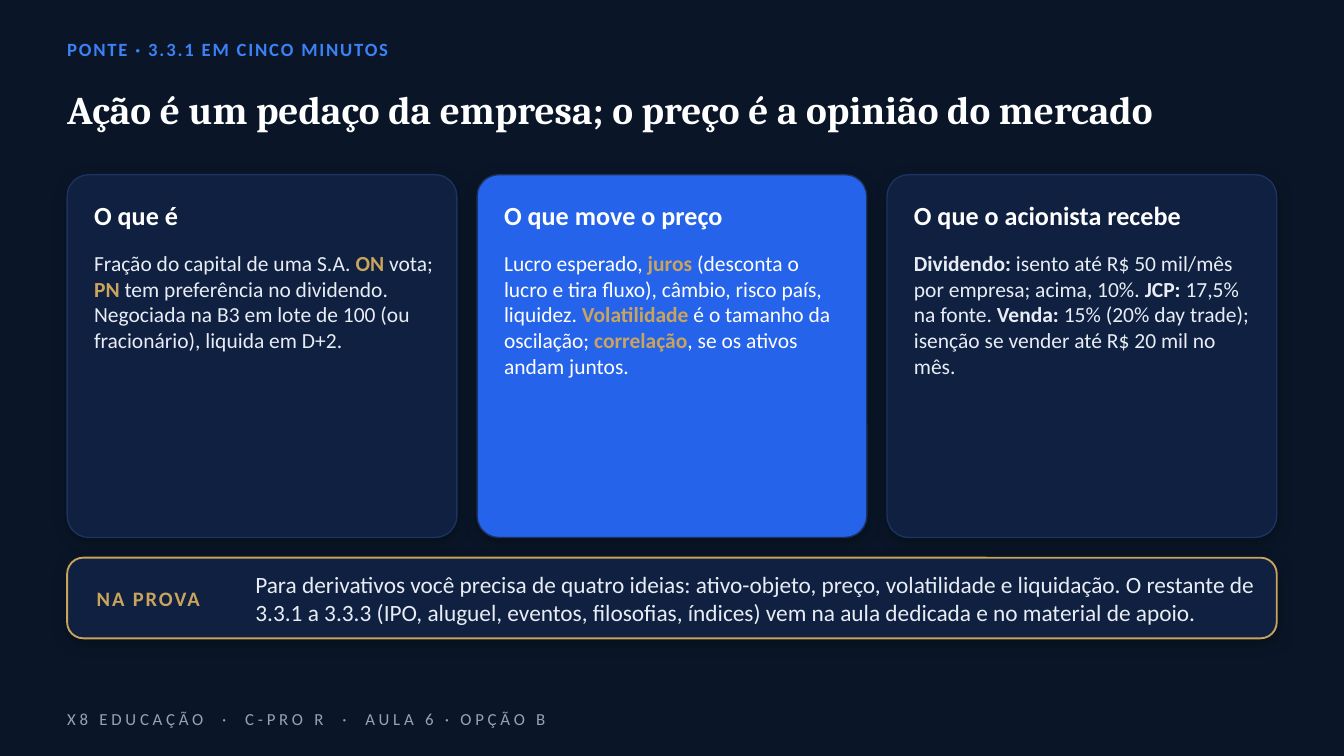
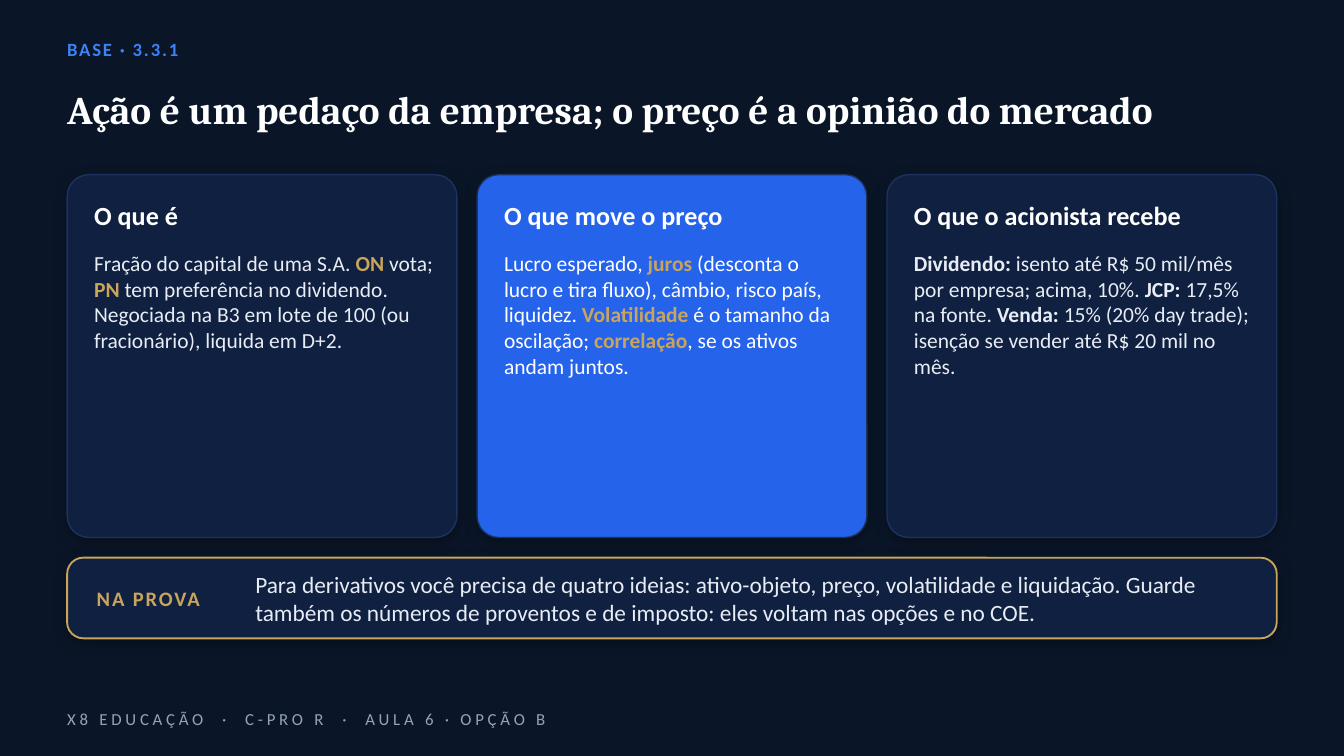
Before and after one commit to gabrielparreiradasilveira-lang/Principal, a slide deck: slide 3 of C-PRO_R_Aula_6_opcoes/B_Calendario/C-PRO_R_-_Aula_6_-_Opcao_B.pptx. Drawn at 1344x756 pixels with LibreOffice and Linux fonts; fonts in the diff are those of the drawing; background and template pictures are left out. Boxes give left, top, right and bottom in pixels: in the first picture for what was removed or moved away, otherwise in the second. Text is boxed around its words. In the diff, an @@ line names an element or a change of style, - is before the commit and + after.

```diff
--- a/C-PRO_R_Aula_6_opcoes/B_Calendario/C-PRO_R_-_Aula_6_-_Opcao_B.pptx
+++ b/C-PRO_R_Aula_6_opcoes/B_Calendario/C-PRO_R_-_Aula_6_-_Opcao_B.pptx
@@ text at (x1=67, y1=44, x2=179, y2=56): text changed @@
-PONTE · 3.3.1 EM CINCO MINUTOS
+BASE · 3.3.1
@@ text at (x1=255, y1=576, x2=1196, y2=625): text changed @@
-Para derivativos você precisa de quatro ideias: ativo-objeto, preço, volatilidade e liquidação. O restante de 3.3.1 a 3.3.3 (IPO, aluguel, eventos, filosofias, índices) vem na aula dedicada e no material de apoio.
+Para derivativos você precisa de quatro ideias: ativo-objeto, preço, volatilidade e liquidação. Guarde também os números de proventos e de imposto: eles voltam nas opções e no COE.
```
Also in this commit, not shown: 4 other slides changed, 11 other files.
